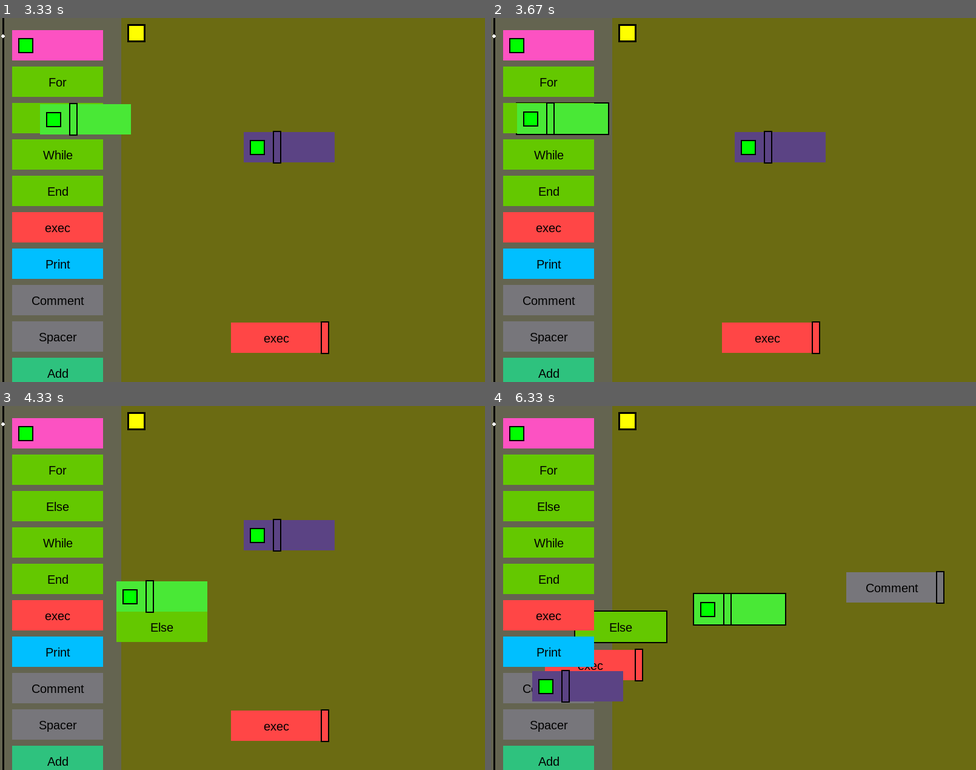
Above: before the commit, frames 1-4 (two rows, left to right).
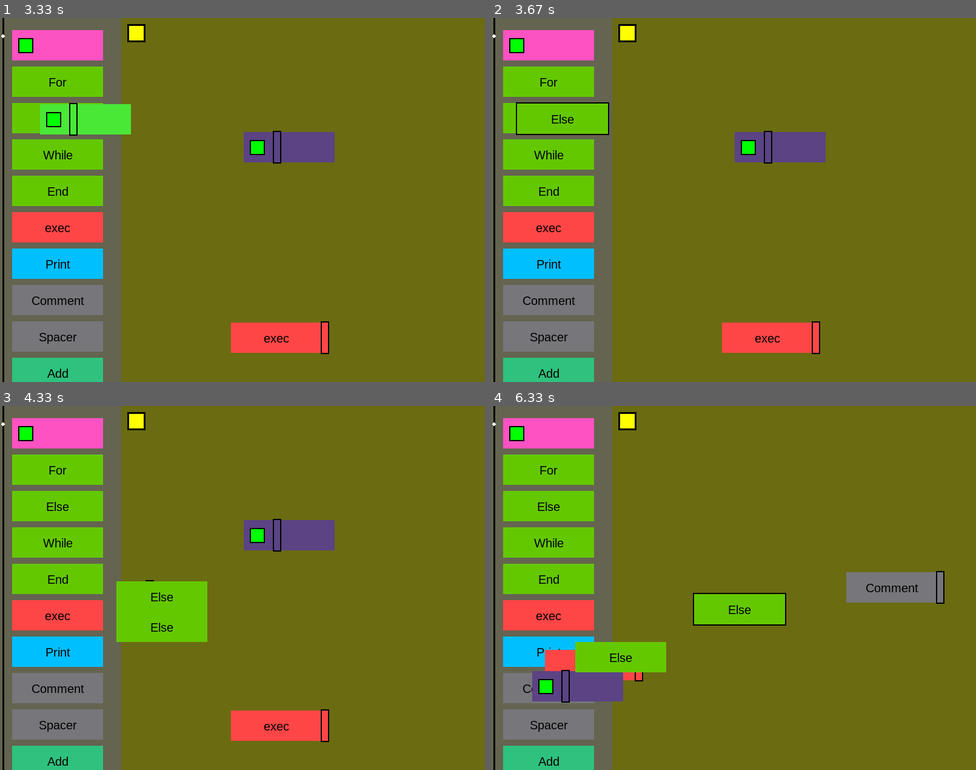
Above: after the commit, the same moments.

Repository: wsadzanie2/PyBlockCode
Game: pygame game, started from main.py
Two runs of this game, one before a commit and one after it. Both use one fixed random seed, a clock stepped at 60 frames per second and the inputs below.
Inputs (mouse positions are in pixels of both pictures, inside the frame that each line leads up to):
- Up to frame 1 (3.33 s): press the mouse at (198, 130) at 0.37 s; move the mouse to (227, 218) at 0.47 s; release the mouse at (257, 309) at 0.6 s; press the mouse at (135, 32) at 0.7 s; move the mouse to (208, 156) at 0.8 s; release the mouse at (281, 276) at 0.93 s; press the mouse at (58, 229) at 1.03 s; move the mouse to (189, 189) at 1.13 s; release the mouse at (320, 149) at 1.27 s; hold Backspace 1.33-1.8 s; press the mouse at (223, 39) at 1.87 s; move the mouse to (140, 112) at 1.97 s; release the mouse at (63, 189) at 2.1 s; press the mouse at (320, 149) at 2.2 s; move the mouse to (295, 243) at 2.3 s; release the mouse at (276, 338) at 2.43 s; press the mouse at (58, 47) at 2.53 s; move the mouse to (72, 83) at 2.63 s; release the mouse at (87, 119) at 2.77 s; press the mouse at (58, 47) at 2.87 s; move the mouse to (174, 98) at 2.97 s; release the mouse at (291, 149) at 3.1 s; press the mouse at (135, 32) at 3.2 s; move the mouse to (116, 119) at 3.3 s
- Up to frame 2 (3.67 s): release the mouse at (588, 203) at 3.43 s; press the mouse at (549, 119) at 3.53 s; move the mouse to (563, 119) at 3.63 s
- Up to frame 3 (4.33 s): release the mouse at (87, 507) at 3.77 s; press the mouse at (58, 507) at 3.87 s; move the mouse to (111, 551) at 3.97 s; release the mouse at (160, 595) at 4.1 s; press the mouse at (140, 486) at 4.2 s; move the mouse to (218, 537) at 4.3 s
- Up to frame 4 (6.33 s): release the mouse at (782, 580) at 4.43 s; press the mouse at (748, 537) at 4.53 s; move the mouse to (660, 609) at 4.63 s; release the mouse at (578, 686) at 4.77 s; press the mouse at (680, 486) at 4.87 s; move the mouse to (636, 504) at 4.97 s; release the mouse at (592, 522) at 5.1 s; press the mouse at (767, 726) at 5.2 s; move the mouse to (680, 697) at 5.3 s; release the mouse at (588, 664) at 5.43 s; press the mouse at (563, 686) at 5.53 s; move the mouse to (728, 635) at 5.63 s; release the mouse at (893, 588) at 5.77 s; press the mouse at (709, 456) at 5.87 s; move the mouse to (651, 500) at 5.97 s; release the mouse at (597, 544) at 6.1 s; press the mouse at (621, 595) at 6.2 s; move the mouse to (738, 609) at 6.3 s

Frame 1 is identical in both runs. In frame 2, 1.6% of the frame differs, in the area x 5-25%, y 23-32%; in frame 3, 1.6%; in frame 4, 4.8%, in the area x 11-61%, y 51-74%.

Commit message:
Now when you hold Backspace for 600 miliseconds you'll start deleting a char every 2nd tick!

Diff:
--- a/main.py
+++ b/main.py
@@ -8,7 +8,7 @@
 
 pygame.init()
 
-
+current_time = 0
 font = pygame.font.SysFont('Arial', 20)
 screen = pygame.display.set_mode((800, 600), RESIZABLE)
 pygame.display.set_caption('PyBlockCode')
@@ -324,6 +324,7 @@
         self.rect = rect
         self.text_surface = self.font.render(self.text, True, (255, 255, 255))
         self.text_rect = self.text_surface.get_rect()
+        self.time_selected = 0
 
     def update(self, event):
         if event.type == MOUSEBUTTONDOWN:
@@ -333,11 +334,17 @@
         if event.type == KEYDOWN and self.selected:
             if event.key == K_BACKSPACE:
                 self.text = self.text[:-1]
+                if self.time_selected == 0:
+                    self.time_selected = pygame.time.get_ticks()
             else:
                 self.text += event.unicode
+        elif event.type == KEYUP and event.key == K_BACKSPACE:
+            self.time_selected = 0
 
 
     def update_values(self):
+        if self.time_selected > 0 and current_time - self.time_selected > 600 and tick % 2 == 0:
+            self.text = self.text[:-1]
         self.text_surface = self.font.render(self.text, True, (0, 0, 0))
         self.text_rect = self.text_surface.get_rect()
         self.text_rect.midleft = self.rect.midleft
@@ -523,7 +530,7 @@
             self.text_input = TextInput(font, pygame.Rect(x, y, width, height), color)
         else:
             self.text_input = None
-        blocks.append(self)
+        blocks.insert(0, self)
 
         self.tabs_increase = tabs_increase
         self.arguments = arguments
@@ -619,9 +626,11 @@
 
 load_blocks(BLOCKS)
 Pressed_Down = False
-
+tick = 0
 
 while running:
+    tick += 1
+    current_time = pygame.time.get_ticks()
     screen.fill((107, 107, 18))
     pygame.draw.rect(screen, (100, 100, 80), pygame.Rect(0, 0, 200, 2000))
     for event in pygame.event.get():
